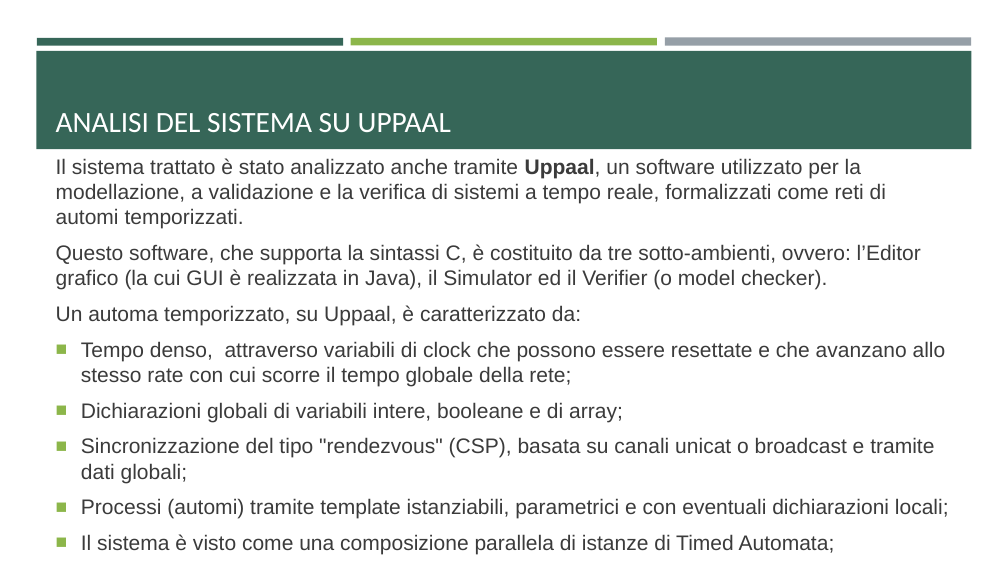
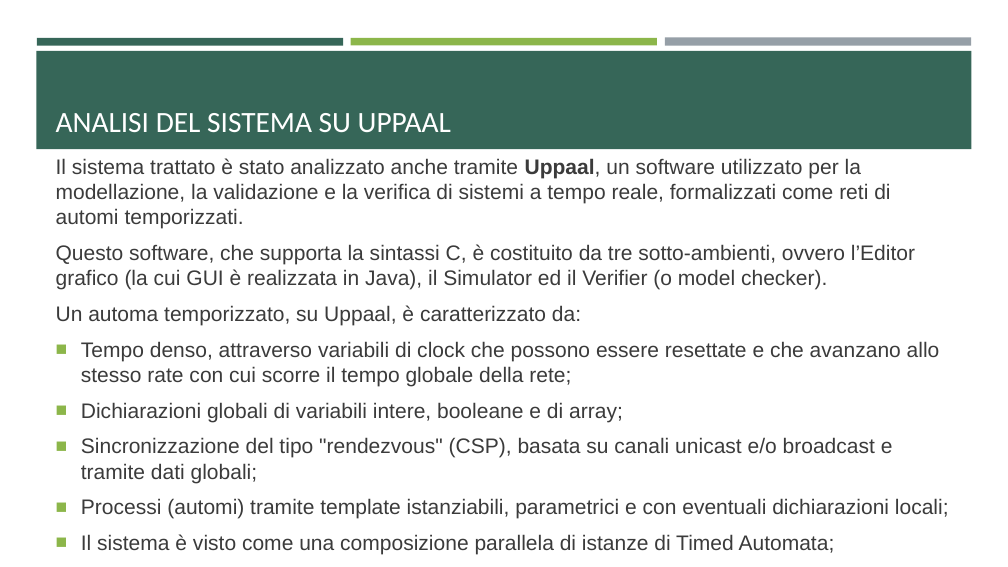
Before and after one commit to ivochan/RecirculatingPalletWarehouse, a slide deck: slide 47 of PresentazioneRetiPetriProgetto.pptx. Drawn at 1008x567 pixels with LibreOffice and Linux fonts; fonts in the diff are those of the drawing. Boxes give left, top, right and bottom in pixels: in the first picture for what was removed or moved away, otherwise in the second. Text is boxed around its words. In the diff, an @@ line names an element or a change of style, - is before the commit and + after.

```diff
--- a/PresentazioneRetiPetriProgetto.pptx
+++ b/PresentazioneRetiPetriProgetto.pptx
@@ text at box(56, 158, 915, 290): text changed @@
-Il sistema trattato è stato analizzato anche tramite Uppaal, un software utilizzato per la modellazione, a validazione e la verifica di sistemi a tempo reale, formalizzati come reti di automi temporizzati.
-Questo software, che supporta la sintassi C, è costituito da tre sotto-ambienti, ovvero: l’Editor grafico (la cui GUI è realizzata in Java), il Simulator ed il Verifier (o model checker).
+Il sistema trattato è stato analizzato anche tramite Uppaal, un software utilizzato per la modellazione, la validazione e la verifica di sistemi a tempo reale, formalizzati come reti di automi temporizzati.
+Questo software, che supporta la sintassi C, è costituito da tre sotto-ambienti, ovvero l’Editor grafico (la cui GUI è realizzata in Java), il Simulator ed il Verifier (o model checker).
@@ text at box(81, 437, 893, 483): text changed @@
-■ Sincronizzazione del tipo "rendezvous" (CSP), basata su canali unicat o broadcast e tramite dati globali;
+■ Sincronizzazione del tipo "rendezvous" (CSP), basata su canali unicast e/o broadcast e tramite dati globali;
```
Also in this commit, not shown: 5 other slides changed, 2 other files.
